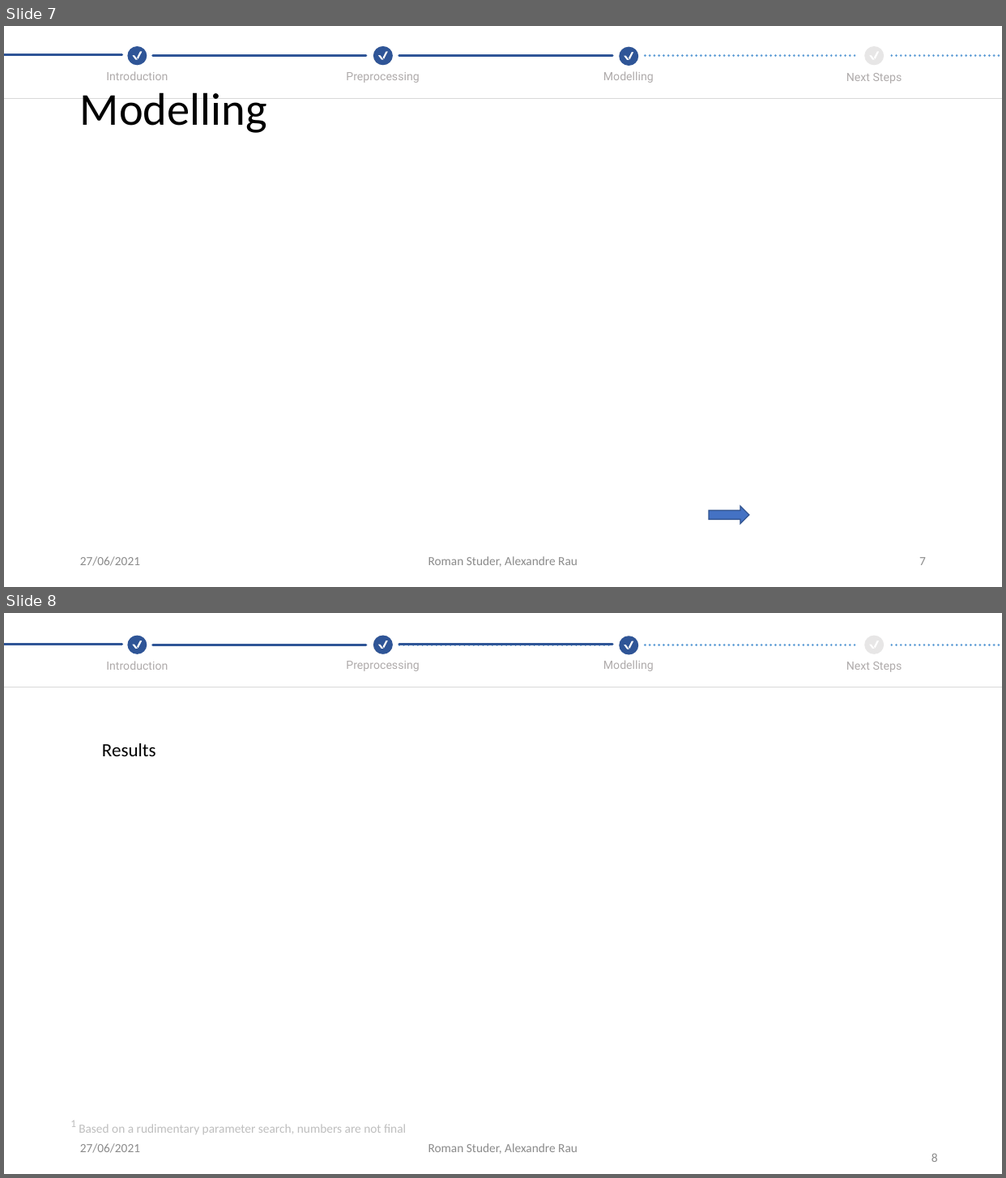
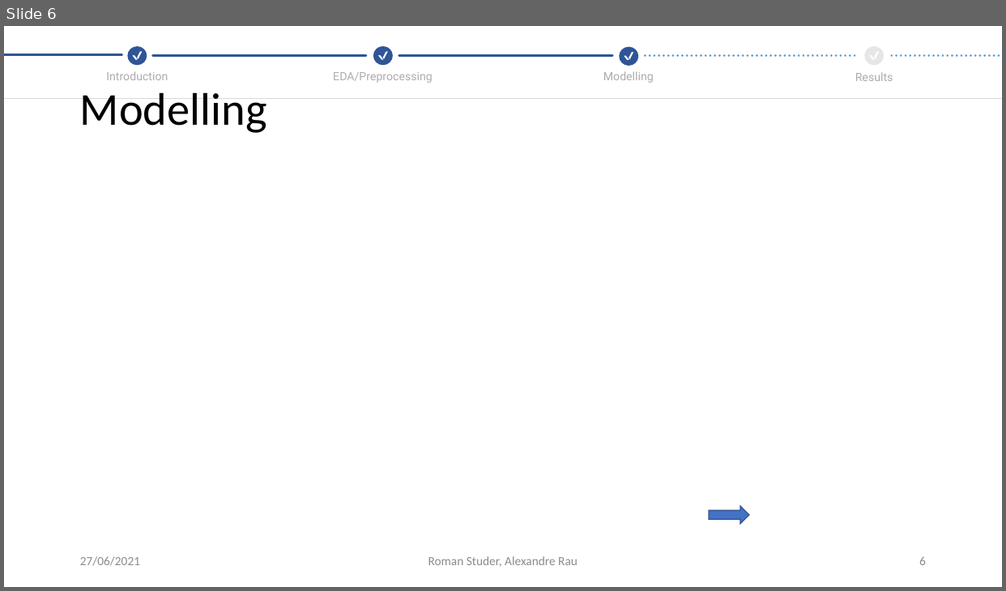
Before and after one commit to CrawTheOne/mirror_-fhnw_ds_fs2021_medical_challenge, a slide deck: presentation/Final_Presentation.pptx. Shown one above the other, each under a label of ours: slides 7 and 8 before the commit, slide 6 after it. The pictures are 1006x1178 and 1006x591 pixels, drawn with LibreOffice and Linux fonts; fonts in the diff are those of the drawing. Boxes give left, top, right and bottom in pixels: in the first picture for what was removed or moved away, otherwise in the second. Text is boxed around its words. In the diff, an @@ line names an element or a change of style, - is before the commit and + after.

Commit message:
added intro/preprocessing and part of results

```diff
--- a/presentation/Final_Presentation.pptx
+++ b/presentation/Final_Presentation.pptx
@@ slide 8 removed at [4,613,1002,1174], background #FFFFFF @@
@@ freeform shape removed at [127,636,147,654] @@
@@ freeform shape removed at [373,636,393,654] @@
@@ freeform shape removed at [373,636,393,654] @@
@@ freeform shape removed at [619,636,638,654] @@
@@ freeform shape removed at [620,636,639,655] @@
@@ freeform shape removed at [865,636,884,654] @@
@@ line removed from (4, 645) to (121, 645) @@
@@ line removed from (4, 645) to (121, 645) @@
@@ text removed at [106,661,168,670] @@
-Introduction
@@ line removed from (153, 645) to (366, 645) @@
@@ line removed from (153, 645) to (366, 645) @@
@@ text removed at [346,661,419,671] @@
-Preprocessing
@@ line removed from (399, 645) to (612, 645) @@
@@ line removed from (399, 645) to (612, 645) @@
@@ text removed at [603,660,654,671] @@
-Modelling
@@ line removed from (645, 645) to (859, 645) @@
@@ line removed from (892, 645) to (1002, 645) @@
@@ text removed at [846,662,902,672] @@
-Next Steps
@@ line removed from (4, 687) to (1002, 687) @@
@@ text removed at [102,743,156,756] @@
-Results
@@ text removed at [70,1121,406,1135] @@
-1 Based on a rudimentary parameter search, numbers are not final
@@ text removed at [80,1144,140,1153] @@
-27/06/2021
@@ text removed at [428,1144,577,1154] @@
-Roman Studer, Alexandre Rau
@@ page number removed at [931,1153,938,1162] @@
-8
@@ what was slide 7 is now slide 6 @@
@@ slide 6 changed as well @@
@@ text at [333,72,432,83]: text changed @@
-Preprocessing
+EDA/Preprocessing
@@ text at [855,72,893,81]: text changed @@
-Next Steps
+Results
@@ page number at [919,557,926,565]: text changed @@
-7
+6
```
Also in this commit, not shown: 7 other slides changed, 1 slide added.
